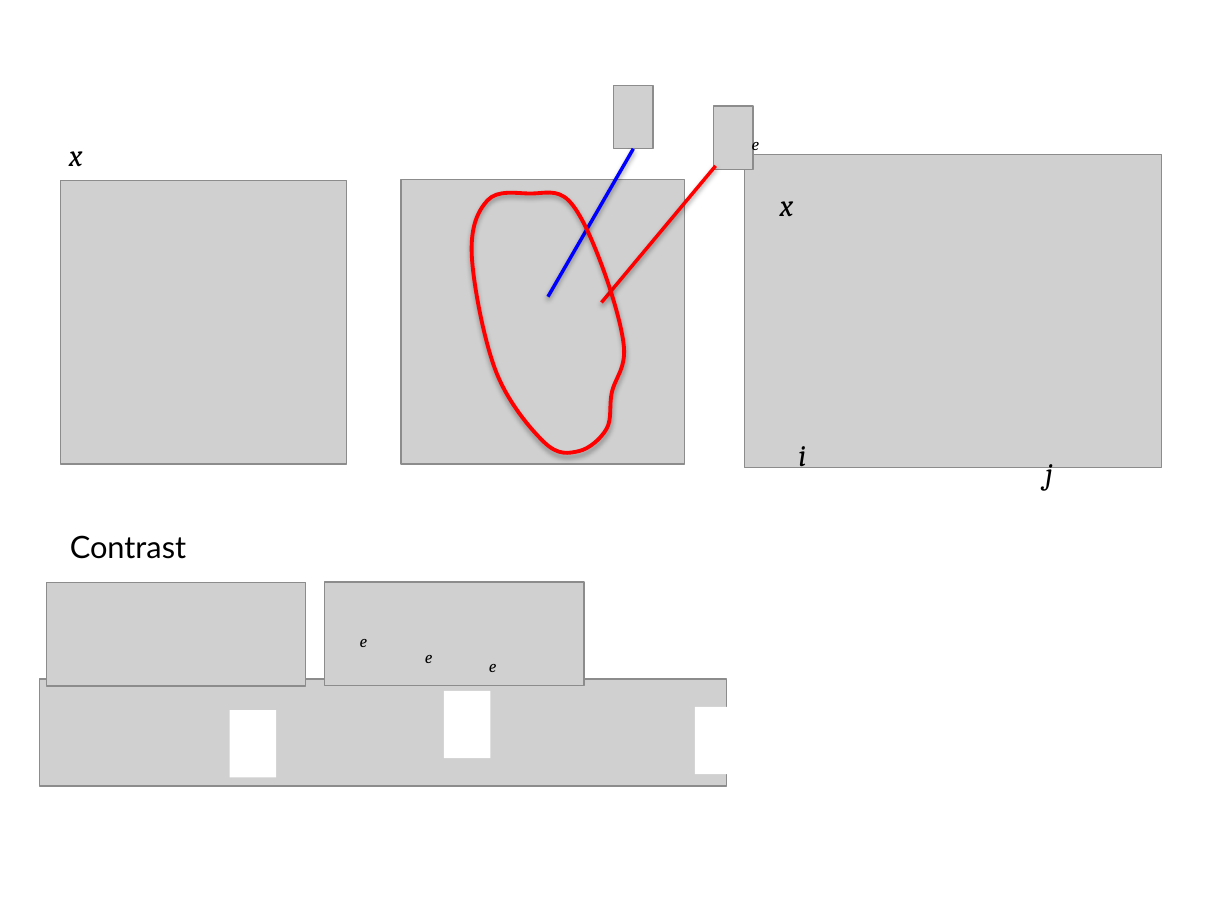
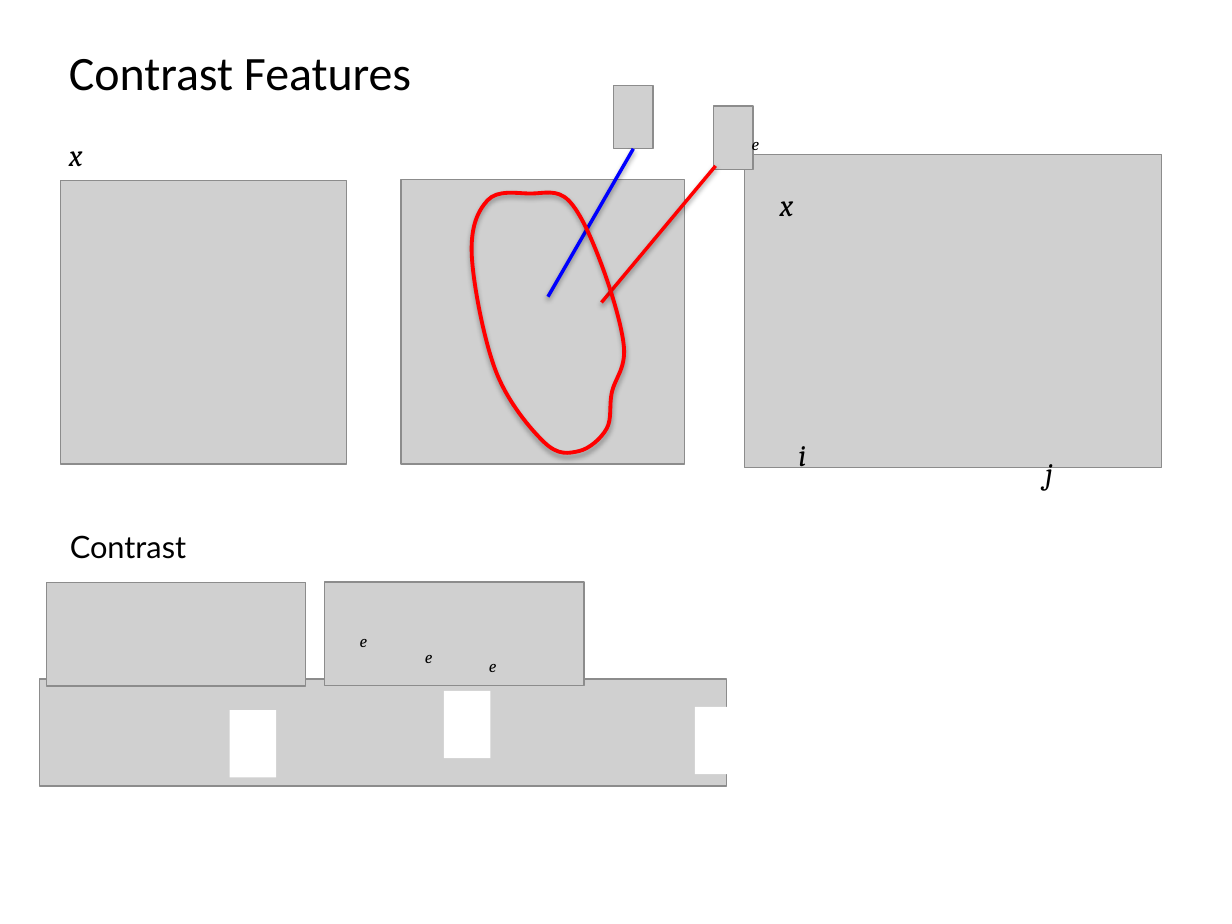
Before and after one commit to domingomery/patrones, a slide deck: slide 6 of clases/Cap02_Extraccion_de_Caracteristicas/presentations/PAT02_IntensityFeatures.pptx (slide 5 before the commit). Drawn at 1232x924 pixels with LibreOffice and Linux fonts; fonts in the diff are those of the drawing; grey boxes stand for pictures. Boxes give left, top, right and bottom in pixels: in the first picture for what was removed or moved away, otherwise in the second. Text is boxed around its words. In the diff, an @@ line names an element or a change of style, - is before the commit and + after.

```diff
--- a/clases/Cap02_Extraccion_de_Caracteristicas/presentations/PAT02_IntensityFeatures.pptx
+++ b/clases/Cap02_Extraccion_de_Caracteristicas/presentations/PAT02_IntensityFeatures.pptx
@@ text added at box(69, 59, 411, 91), 28 pt, text #000000 @@
+Contrast Features
```
Also in this commit, not shown: 1 other slide changed, 1 slide added.
